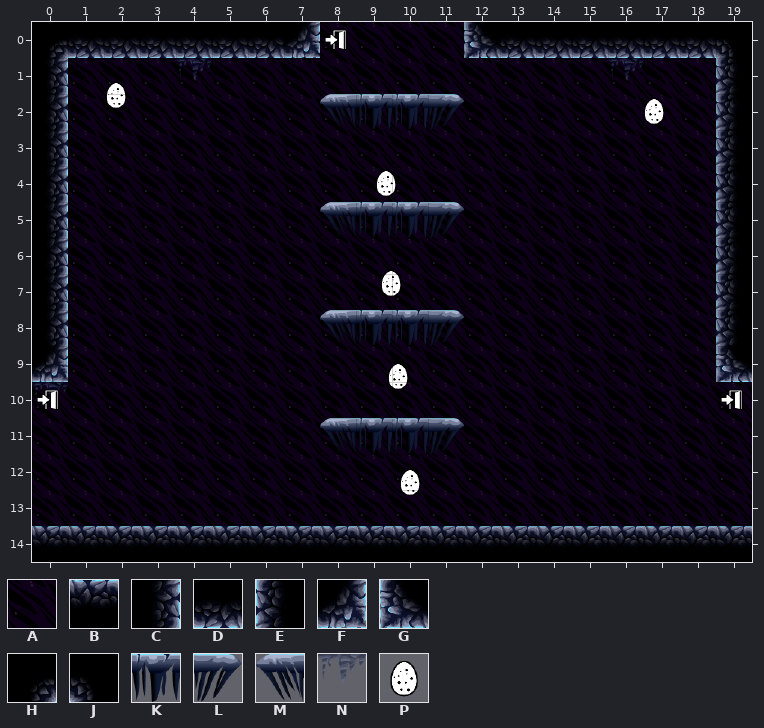
Tiled map: Assets/data/levels/room_1011_1.tmx. The picture above was drawn from the file before the commit.
Cells are 64x64 px. Shown: x 0..19, y 0..14.
Key: from "tiles": A 0, B 1, C 2, D 3, E 4, F 7, G 8, H 11, J 12, K 13, L 14, M 15, N 17, P 34.
_ is an empty cell, # one hidden under a higher layer.
Objects are placed by their top-left corner, in cells (3,4 is the top-left corner of cell 3,4); size is 1x1 cell unless given.
Layer "Background" before, first column x 0:
 0 #######AAAAAA#######
 1 #AAAAAAAAAAAAAAAAAA#
 2 #AAAAAAAAAAAAAAAAAA#
 3 #AAAAAAAAAAAAAAAAAA#
 4 #AAAAAAAAAAAAAAAAAA#
 5 #AAAAAAAAAAAAAAAAAA#
 6 #AAAAAAAAAAAAAAAAAA#
 7 #AAAAAAAAAAAAAAAAAA#
 8 #AAAAAAAAAAAAAAAAAA#
 9 FAAAAAAAAAAAAAAAAAAE
10 AAAAAAAAAAAAAAAAAAAA
11 AAAAAAAAAAAAAAAAAAAA
12 AAAAAAAAAAAAAAAAAAAA
13 AAAAAAAAAAAAAAAAAAAA
14 ####################
Layer "Level" before, first column x 0:
 0 HDDDDDDF____GDDDDDDJ
 1 C__________________E
 2 C_______MKKL_______E
 3 C__________________E
 4 C__________________E
 5 C_______MKKL_______E
 6 C__________________E
 7 C__________________E
 8 C_______MKKL_______E
 9 F__________________G
10 ____________________
11 ________MKKL________
12 ____________________
13 ____________________
14 BBBBBBBBBBBBBBBBBBBB
Objects on layer "spawners" before:
P "spawner" at 1.8,1.5
P "spawner" at 16.8,2
P "spawner" at 9.3,4
P "spawner" at 9.5,6.8
P "spawner" at 9.7,9.3
P "spawner" at 10,12.3
And afterwards:
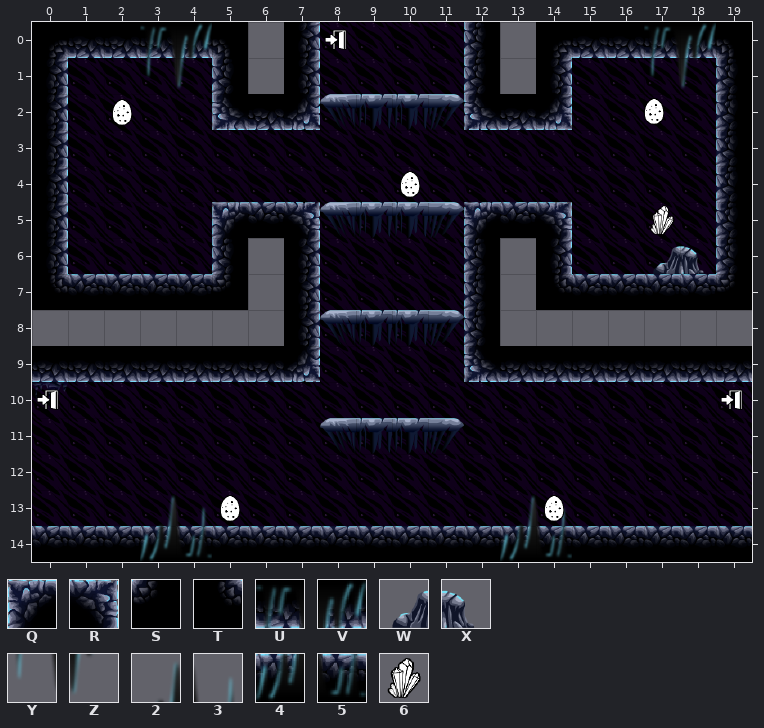
Further tiles: from "tiles": Q 5, R 6, S 9, T 10, U 21, V 22, W 24, X 25, Y 29, Z 30, 2 32, 3 33, 4 40, 5 41, 6 42.
Tiles of an added or newly shown layer are drawn over the layers below it.
See-through tiles are keyed as they look on the map.
Edits made:
Changed rows in their new state; . is an unchanged cell.
Layer "Background":
first column x 0:
 0 ......_......_......
 1 .....__......__.....
 2 .....__......__.....
 5 .....__......__.....
 6 .....__......__.....
 7 .______......______.
 8 _______......_______
Layer "bg2":
first column x 4:
 1 _..........._
first column x 17:
 6 WX
Layer "Level":
first column x 0:
 0 .....J_C....E_H.....
 1 .....E.C....E.C.....
 2 .....GDF....GDF.....
 5 .....QBR....QBR.....
 6 .....E.C....E.C.....
 7 TBBBBS.C....E.TBBBBS
 8 _......C....E......_
 9 DDDDDDDF....GDDDDDDD
Layer "front" (added):
first column x 3:
 0 UV............UV
 1 YZ............YZ
first column x 3:
13 23........23
14 45........45
Layer "spawners":
changed: P "spawner" at 1.8,1.5 -> P "spawner" at 2,2
changed: P "spawner" at 9.3,4 -> P "spawner" at 10,4
changed: P "spawner" at 10,12.3 -> P "spawner" at 5,13
changed: P "spawner" at 9.7,9.3 -> P "spawner" at 14,13
removed: P "spawner" at 9.5,6.8
Layer "crystals" (added):
added: 6 "crystal" at 17,5
